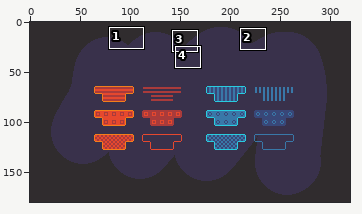
File history of a pixel-art file, samples/Game/mockups/Switch Blocks.ase. Above, an overview of the earlier version with the close-up marked.
Close-up. First the earlier version:
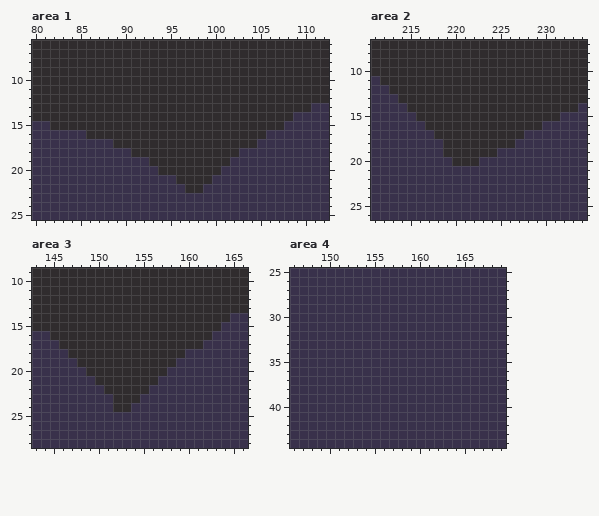
320x180 pixels, 1 frame. Shown: area 1: x 80..112, y 6..25; area 2: x 211..234, y 7..26; area 3: x 143..166, y 9..28; area 4: x 146..169, y 25..44. The commit also changed other parts of the picture, which this record leaves out.
Now the later version:
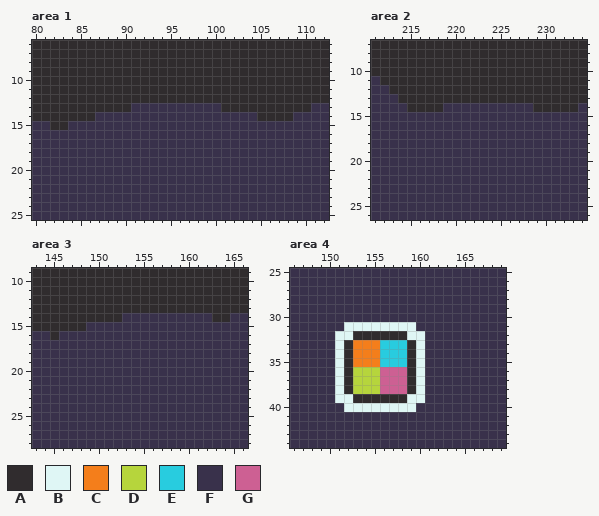
Palette (. is transparent): A #302c2e  B #dff6f5  C #f47e1b  D #b6d53c  E #28ccdf  F #39314b  G #cd6093
The exact change:
layer "Tilemap" added
--- area 1, layer "Sky"
@@ x 80..112 @@
 12 AAAAAAAAAAAAAAAAAAAAAAAAAAAAAAAAA
-13 AAAAAAAAAAAAAAAAAAAAAAAAAAAAAAAFF
-14 AAAAAAAAAAAAAAAAAAAAAAAAAAAAAFFFF
-15 FFAAAAAAAAAAAAAAAAAAAAAAAAAAFFFFF
-16 FFFFFFAAAAAAAAAAAAAAAAAAAAFFFFFFF
-17 FFFFFFFFFAAAAAAAAAAAAAAAAFFFFFFFF
-18 FFFFFFFFFFFAAAAAAAAAAAAFFFFFFFFFF
-19 FFFFFFFFFFFFFAAAAAAAAAFFFFFFFFFFF
-20 FFFFFFFFFFFFFFAAAAAAAFFFFFFFFFFFF
-21 FFFFFFFFFFFFFFFFAAAAFFFFFFFFFFFFF
-22 FFFFFFFFFFFFFFFFFAAFFFFFFFFFFFFFF
+13 AAAAAAAAAAAFFFFFFFFFFAAAAAAAAAAFF
+14 AAAAAAAFFFFFFFFFFFFFFFFFFAAAAFFFF
+15 FFAAFFFFFFFFFFFFFFFFFFFFFFFFFFFFF
+16 FFFFFFFFFFFFFFFFFFFFFFFFFFFFFFFFF
+17 FFFFFFFFFFFFFFFFFFFFFFFFFFFFFFFFF
+18 FFFFFFFFFFFFFFFFFFFFFFFFFFFFFFFFF
+19 FFFFFFFFFFFFFFFFFFFFFFFFFFFFFFFFF
+20 FFFFFFFFFFFFFFFFFFFFFFFFFFFFFFFFF
+21 FFFFFFFFFFFFFFFFFFFFFFFFFFFFFFFFF
+22 FFFFFFFFFFFFFFFFFFFFFFFFFFFFFFFFF
 23 FFFFFFFFFFFFFFFFFFFFFFFFFFFFFFFFF
--- area 2, layer "Sky"
@@ x 211..234 @@
 13 FFFAAAAAAAAAAAAAAAAAAAAA
-14 FFFFAAAAAAAAAAAAAAAAAAAF
-15 FFFFFAAAAAAAAAAAAAAAAFFF
-16 FFFFFFAAAAAAAAAAAAAFFFFF
-17 FFFFFFFAAAAAAAAAAFFFFFFF
-18 FFFFFFFFAAAAAAAAFFFFFFFF
-19 FFFFFFFFAAAAAAFFFFFFFFFF
-20 FFFFFFFFFAAAFFFFFFFFFFFF
+14 FFFFAAAAFFFFFFFFFFAAAAAF
+15 FFFFFFFFFFFFFFFFFFFFFFFF
+16 FFFFFFFFFFFFFFFFFFFFFFFF
+17 FFFFFFFFFFFFFFFFFFFFFFFF
+18 FFFFFFFFFFFFFFFFFFFFFFFF
+19 FFFFFFFFFFFFFFFFFFFFFFFF
+20 FFFFFFFFFFFFFFFFFFFFFFFF
 21 FFFFFFFFFFFFFFFFFFFFFFFF
--- area 3, layer "Sky"
@@ x 143..166 @@
 13 AAAAAAAAAAAAAAAAAAAAAAAA
-14 AAAAAAAAAAAAAAAAAAAAAAFF
-15 AAAAAAAAAAAAAAAAAAAAAFFF
-16 FFAAAAAAAAAAAAAAAAAAFFFF
-17 FFFAAAAAAAAAAAAAAAAFFFFF
-18 FFFFAAAAAAAAAAAAAFFFFFFF
-19 FFFFFAAAAAAAAAAAFFFFFFFF
-20 FFFFFFAAAAAAAAAFFFFFFFFF
-21 FFFFFFFAAAAAAAFFFFFFFFFF
-22 FFFFFFFFAAAAAFFFFFFFFFFF
-23 FFFFFFFFFAAAFFFFFFFFFFFF
-24 FFFFFFFFFAAFFFFFFFFFFFFF
+14 AAAAAAAAAAFFFFFFFFFFAAFF
+15 AAAAAAFFFFFFFFFFFFFFFFFF
+16 FFAFFFFFFFFFFFFFFFFFFFFF
+17 FFFFFFFFFFFFFFFFFFFFFFFF
+18 FFFFFFFFFFFFFFFFFFFFFFFF
+19 FFFFFFFFFFFFFFFFFFFFFFFF
+20 FFFFFFFFFFFFFFFFFFFFFFFF
+21 FFFFFFFFFFFFFFFFFFFFFFFF
+22 FFFFFFFFFFFFFFFFFFFFFFFF
+23 FFFFFFFFFFFFFFFFFFFFFFFF
+24 FFFFFFFFFFFFFFFFFFFFFFFF
 25 FFFFFFFFFFFFFFFFFFFFFFFF
--- area 4, layer "Tilemap"
@@ x 149..162 @@
 30 FFFFFFFFFFFFFF
-31 FFFFFFFFFFFFFF
-32 FFFFFFFFFFFFFF
-33 FFFFFFFFFFFFFF
-34 FFFFFFFFFFFFFF
-35 FFFFFFFFFFFFFF
-36 FFFFFFFFFFFFFF
-37 FFFFFFFFFFFFFF
-38 FFFFFFFFFFFFFF
-39 FFFFFFFFFFFFFF
-40 FFFFFFFFFFFFFF
+31 FFFBBBBBBBBFFF
+32 FFBBAAAAAABBFF
+33 FFBACCCEEEABFF
+34 FFBACCCEEEABFF
+35 FFBACCCEEEABFF
+36 FFBADDDGGGABFF
+37 FFBADDDGGGABFF
+38 FFBADDDGGGABFF
+39 FFBBAAAAAABBFF
+40 FFFBBBBBBBBFFF
 41 FFFFFFFFFFFFFF
Pixel boxes of the changes (left, top, right, bottom) in both close-ups:
changed: (68, 103, 284, 193)
changed: (416, 103, 560, 166)
changed: (59, 313, 221, 412)
changed: (335, 322, 425, 412)
